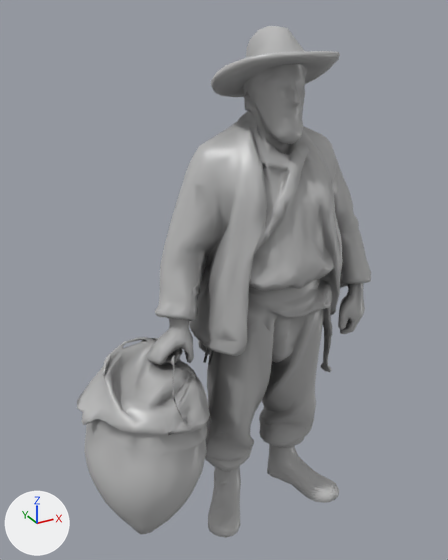
Renders of the glTF model app/story/models/cargador.glb from each side of a commit.
Both versions are drawn from a 50 mm lens placed at (-1.07, -1.573, 1.787), pointed at (-0.163, 0.076, 0.963). Arrows for +X, +Y and +Z are at lower left; the lights stay in place. The first picture is the older version. Vertices at exactly the same position are counted once.

The older version as bpy lines, for what is in view:
```python
me_model_001 = bpy.data.meshes.new('model.001')
me_model_001.from_pydata(...)  # 4000 vertices, 7998 faces; spans x -0.7..0.38, y -0.23..0.28, z 0.0..1.74
me_model_001.materials.append(mat_model)
ob_cargador = bpy.data.objects.new('cargador', me_model_001)
ob_cargador.location = (0.0, 0.0, 0.0)
```
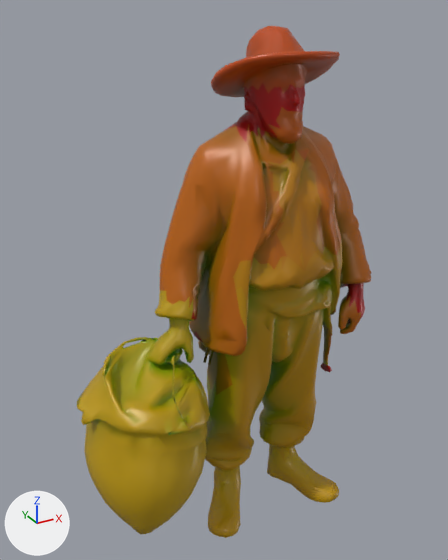
Changed parts and their boxes (x1, y1, x2, y2) in the pictures (448 x 560 px):
```json
{"part": 1, "of": "me_model_001", "change": "recoloured", "before": [77, 38, 367, 525], "after": [77, 38, 367, 525], "on screen": "white to yellow"}
{"part": 2, "of": "me_model_001", "change": "recoloured", "before": [77, 62, 362, 473], "after": [77, 62, 362, 473]}
{"part": 3, "of": "me_model_001", "change": "recoloured", "before": [77, 26, 371, 538], "after": [77, 26, 371, 538], "on screen": "white to orange"}
{"part": 4, "of": "me_model_001", "change": "recoloured", "before": [106, 81, 355, 444], "after": [106, 81, 355, 444]}
{"part": 5, "of": "me_model_001", "change": "recoloured", "before": [150, 144, 351, 435], "after": [150, 144, 351, 435]}
```

Scene script edits in JSON lines:
```json
{"block": "me_model_001", "where": "me_model_001.from_pydata(...)  # 4000 vertices, 7998 faces; spans x -0.7..0.38, y -0.23..0.28, z 0.0..1.74"}
{"block": "me_model_001", "where": "# used by ob_cargador; location = (0.0, 0.0, 0.0)"}
{"block": "me_model_001", "change": "me_model_001 part 1: 1815 faces centred in x -0.7..0.36, y -0.19..0.26, z 0.0..1.69 are repainted in the vertex colours; the middle colour goes from white #f1f1f1 to yellow #f1bc00"}
{"block": "me_model_001", "change": "me_model_001 part 2: 1757 faces centred in x -0.69..0.34, y -0.19..0.26, z 0.11..1.65 are repainted in the vertex colours; the middle colour goes from light grey #d5d5d5 to yellow #d5bc00"}
{"block": "me_model_001", "change": "me_model_001 part 3: 2403 faces centred in x -0.7..0.38, y -0.22..0.28, z 0.0..1.74 are repainted in the vertex colours; the middle colour goes from white #fefefe to orange #fe8900"}
{"block": "me_model_001", "change": "me_model_001 part 4: 945 faces centred in x -0.68..0.33, y -0.19..0.25, z 0.21..1.58 are repainted in the vertex colours; the middle colour goes from grey #b1b1b1 to yellow #b18900"}
{"block": "me_model_001", "change": "me_model_001 part 5: 1078 faces centred in x -0.66..0.3, y -0.19..0.24, z 0.35..1.46 are repainted in the vertex colours; the middle colour goes from grey #7f7f7f to green #7fb100"}
```
